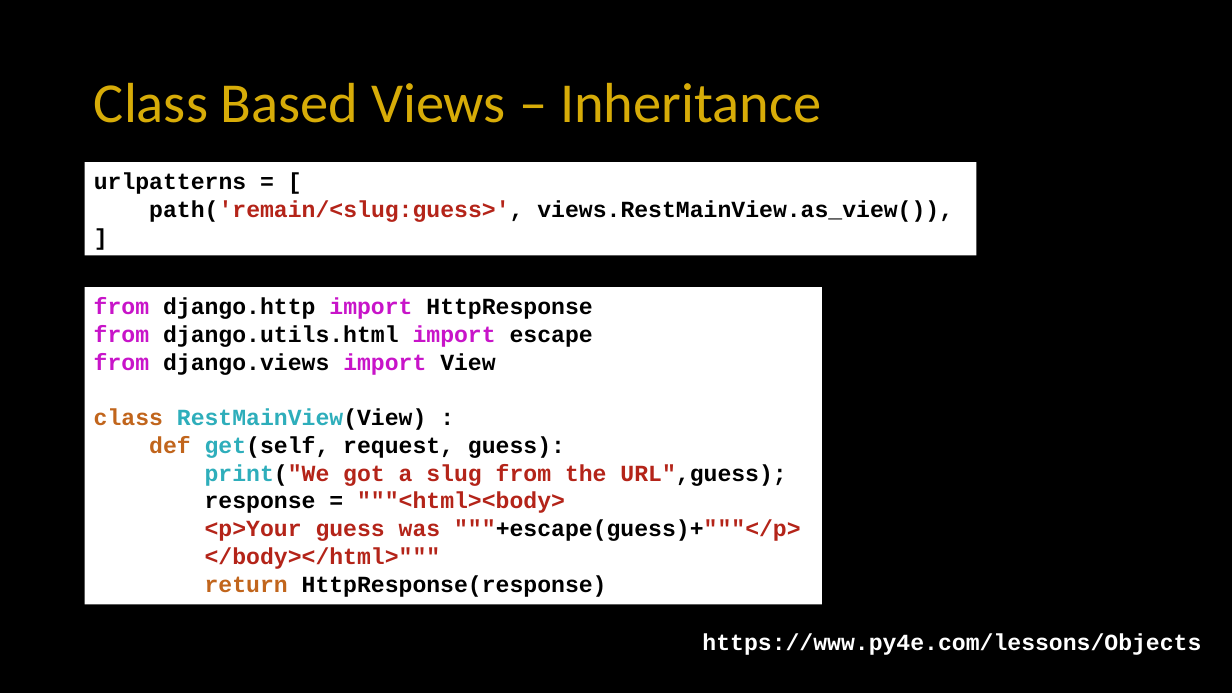
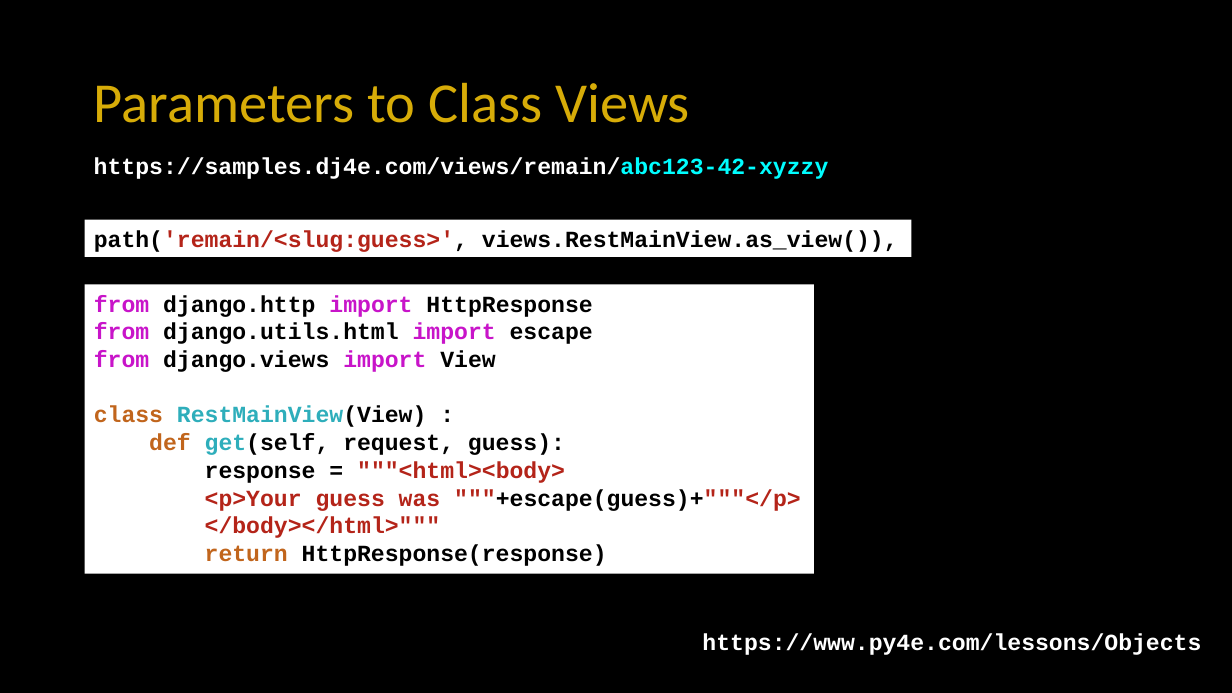
Before and after one commit to csev/dj4e, a slide deck: slide 20 of lectures/DJ-06-Views-Templates.pptx (slide 8 before the commit). Drawn at 1232x693 pixels with LibreOffice and Linux fonts; fonts in the diff are those of the drawing. Boxes give left, top, right and bottom in pixels: in the first picture for what was removed or moved away, otherwise in the second. Text is boxed around its words. In the diff, an @@ line names an element or a change of style, - is before the commit and + after.

Commit message:
Make space for generic views

```diff
--- a/lectures/DJ-06-Views-Templates.pptx
+++ b/lectures/DJ-06-Views-Templates.pptx
@@ title at <box>94,82,690,123</box>: text changed @@
-Class Based Views – Inheritance
+Parameters to Class Views
@@ text in rectangle at <box>94,173,246,194</box>: paragraph removed @@
-urlpatterns = [
@@ text added at <box>94,158,829,179</box>, 18 pt, text #FFFFFF, bold @@
+https://samples.dj4e.com/views/remain/abc123-42-xyzzy
@@ text in rectangle at <box>85,220,912,257</box>: paragraph removed @@
-]
@@ rectangle "path('remain/<slug:guess>', views.RestMainView.as_view()),": place and size @@
-rectangle "path('remain/<slug:guess>', views.RestMainView.as_view())," at <box>85,162,977,255</box>
+rectangle "path('remain/<slug:guess>', views.RestMainView.as_view())," at <box>85,220,912,257</box>
@@ rectangle "from django.http import HttpResponse": place and size @@
-rectangle "from django.http import HttpResponse" at <box>85,287,823,604</box>
+rectangle "from django.http import HttpResponse" at <box>85,285,814,574</box>
@@ text in rectangle at <box>205,464,786,486</box>: paragraph removed @@
-print("We got a slug from the URL",guess);
```
Also in this commit, not shown: 4 other slides changed, 15 slides added, 25 other files.
